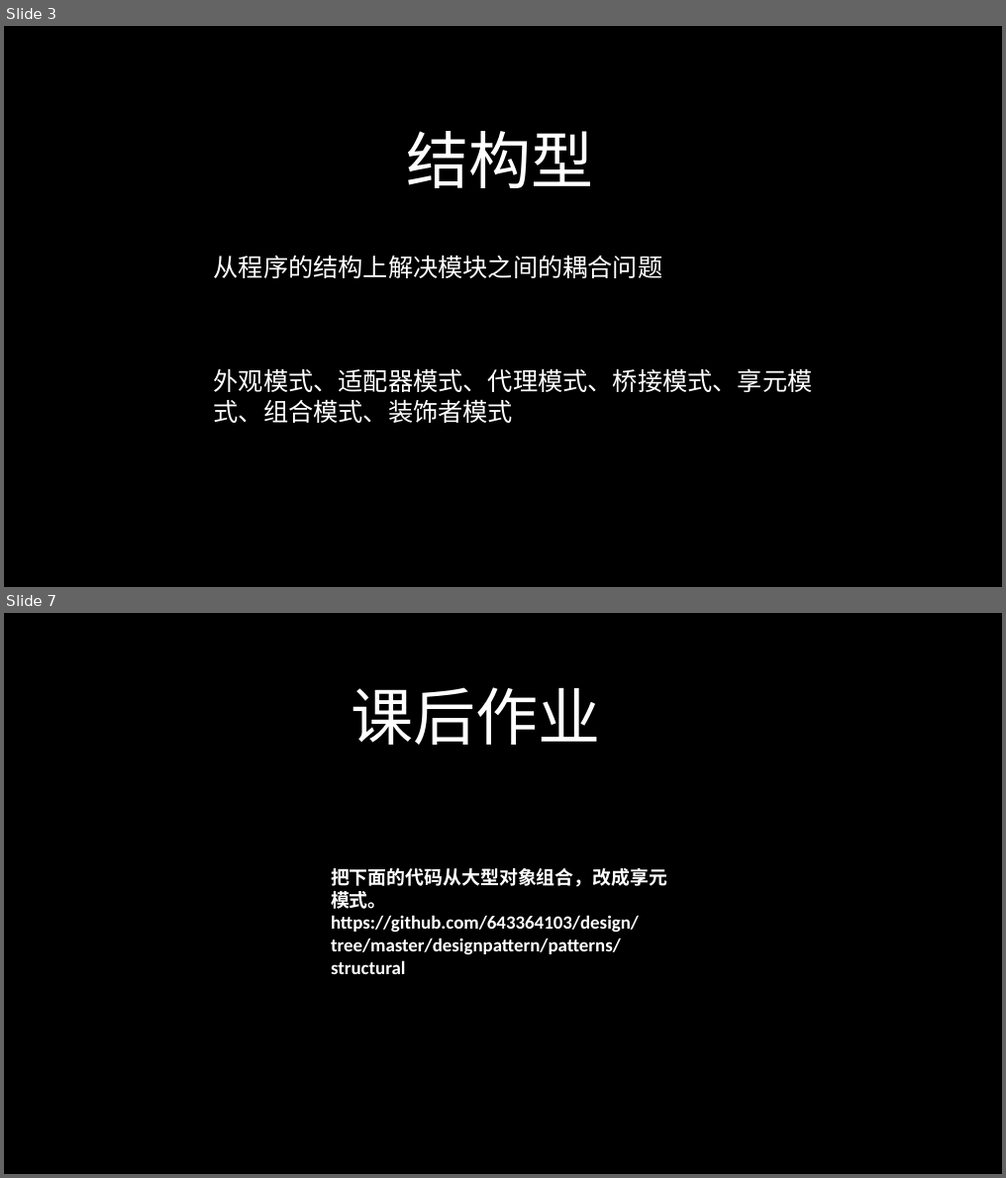
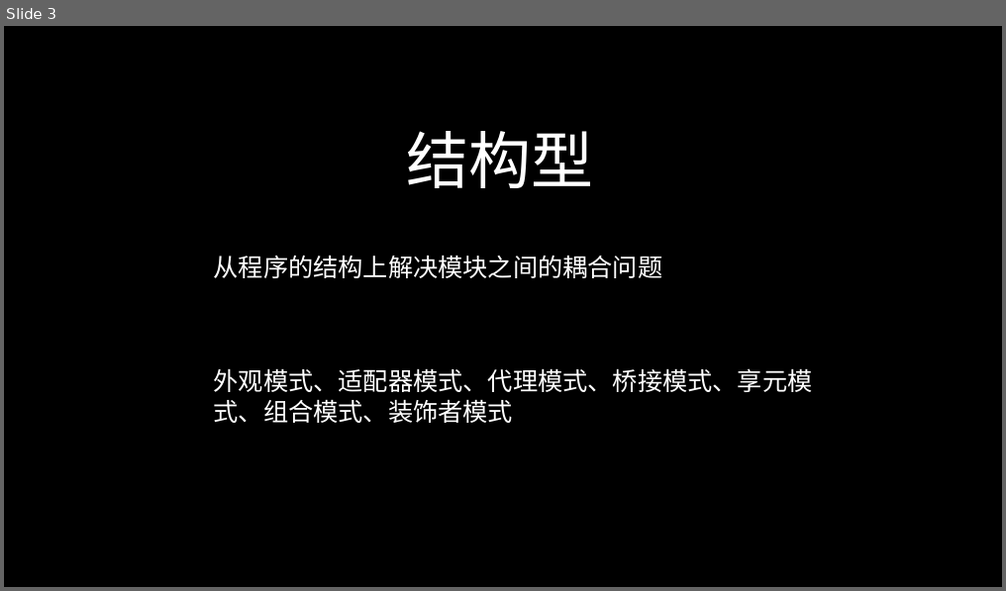
Before and after one commit to 643364103/design, a slide deck: designpattern/ppt/设计模式（四）.pptx. Shown one above the other, each under a label of ours: slides 3 and 7 before the commit, slide 3 after it; the slides between them are not shown. The pictures are 1006x1178 and 1006x591 pixels, drawn with LibreOffice and Linux fonts; fonts in the diff are those of the drawing. Boxes give left, top, right and bottom in pixels: in the first picture for what was removed or moved away, otherwise in the second. Text is boxed around its words. In the diff, an @@ line names an element or a change of style, - is before the commit and + after.

```diff
--- a/designpattern/ppt/设计模式（四）.pptx
+++ b/designpattern/ppt/设计模式（四）.pptx
@@ slide 7 removed at (4,613,1002,1174), background #000000 @@
@@ text removed at (350,687,600,745) @@
-课后作业
@@ text removed at (331,868,667,974) @@
-把下面的代码从大型对象组合，改成享元模式。
-https://github.com/643364103/design/tree/master/designpattern/patterns/structural
```
Also in this commit, not shown: 2 slides changed, 2 slides added, 2 other slides removed, 2 other files.
